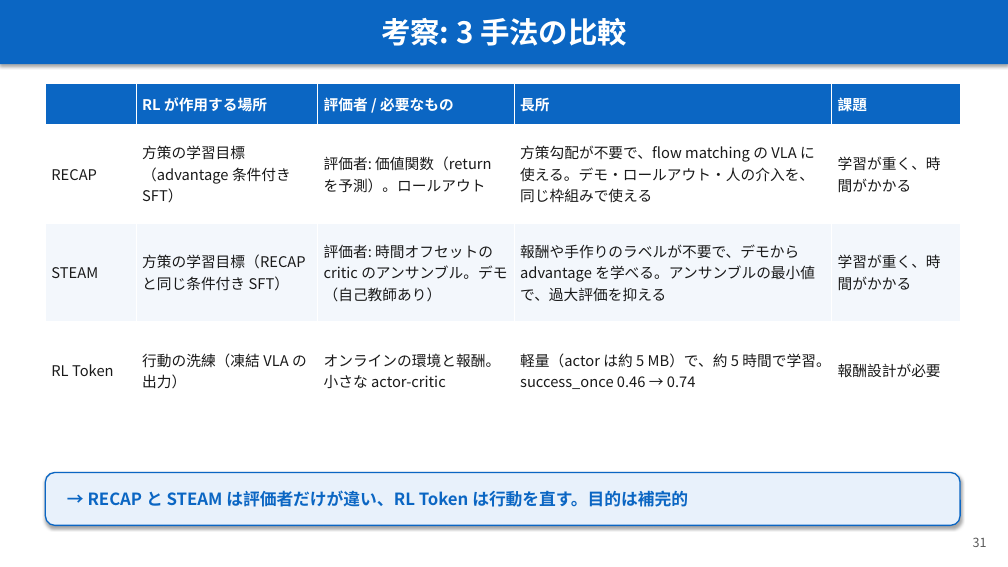
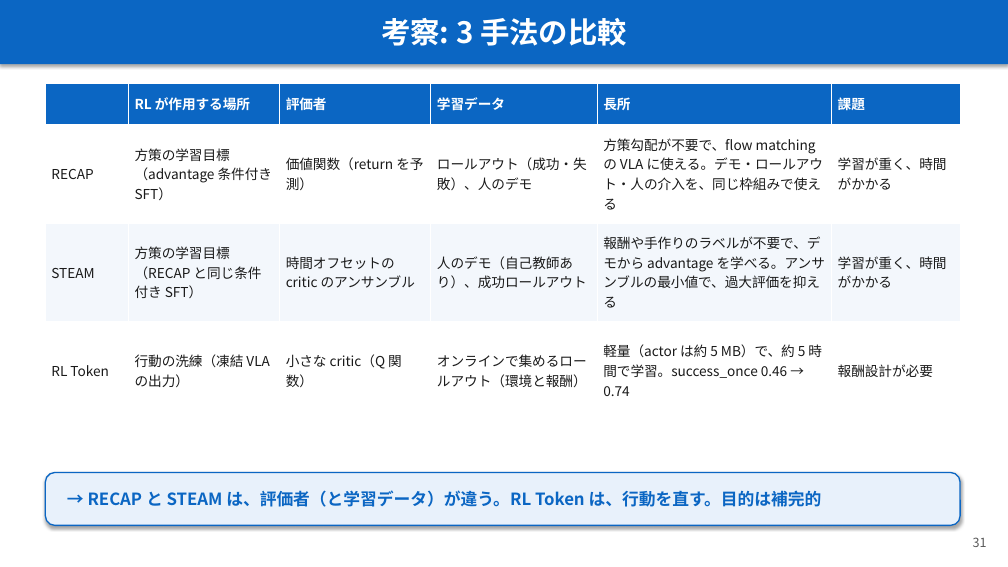
Before and after one commit to Junhand/libero_RL, a slide deck: slide 31 of docs/RECAP_STEAM_RLToken.pptx. Drawn at 1008x567 pixels with LibreOffice and Linux fonts; fonts in the diff are those of the drawing. Boxes give left, top, right and bottom in pixels: in the first picture for what was removed or moved away, otherwise in the second. Text is boxed around its words. In the diff, an @@ line names an element or a change of style, - is before the commit and + after.

```diff
--- a/docs/RECAP_STEAM_RLToken.pptx
+++ b/docs/RECAP_STEAM_RLToken.pptx
@@ table at <box>45,83,960,420</box> @@
-column 3: 評価者 / 必要なもの | 評価者: 価値関数（return を予測）。ロールアウト | 評価者: 時間オフセットの critic のアンサンブル。デモ（自己教師あり） | オンラインの環境と報酬。小さな actor-critic
+column 3: 評価者 | 価値関数（return を予測） | 時間オフセットの critic のアンサンブル | 小さな critic（Q 関数）
+column 4: 学習データ | ロールアウト（成功・失敗）、人のデモ | 人のデモ（自己教師あり）、成功ロールアウト | オンラインで集めるロールアウト（環境と報酬）
@@ text in rounded rectangle at <box>88,490,822,507</box>: text changed @@
-→ RECAP と STEAM は評価者だけが違い、RL Token は行動を直す。目的は補完的
+→ RECAP と STEAM は、評価者（と学習データ）が違う。RL Token は、行動を直す。目的は補完的
```
Also in this commit, not shown: 1 other file.
